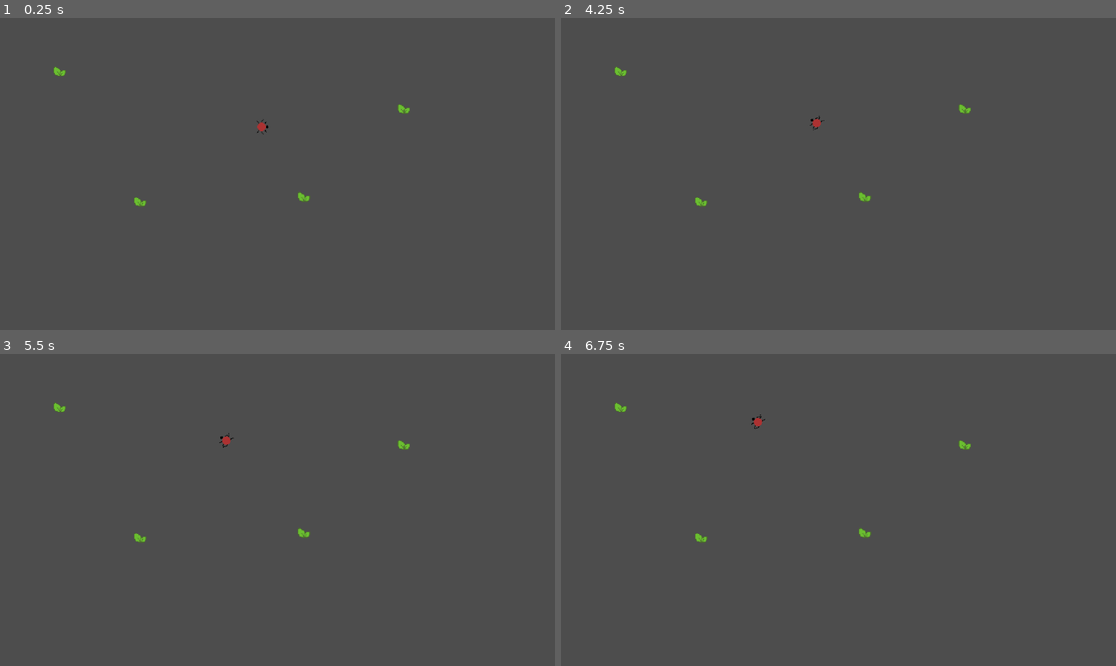
Above: before the commit, frames 1-4 (two rows, left to right).
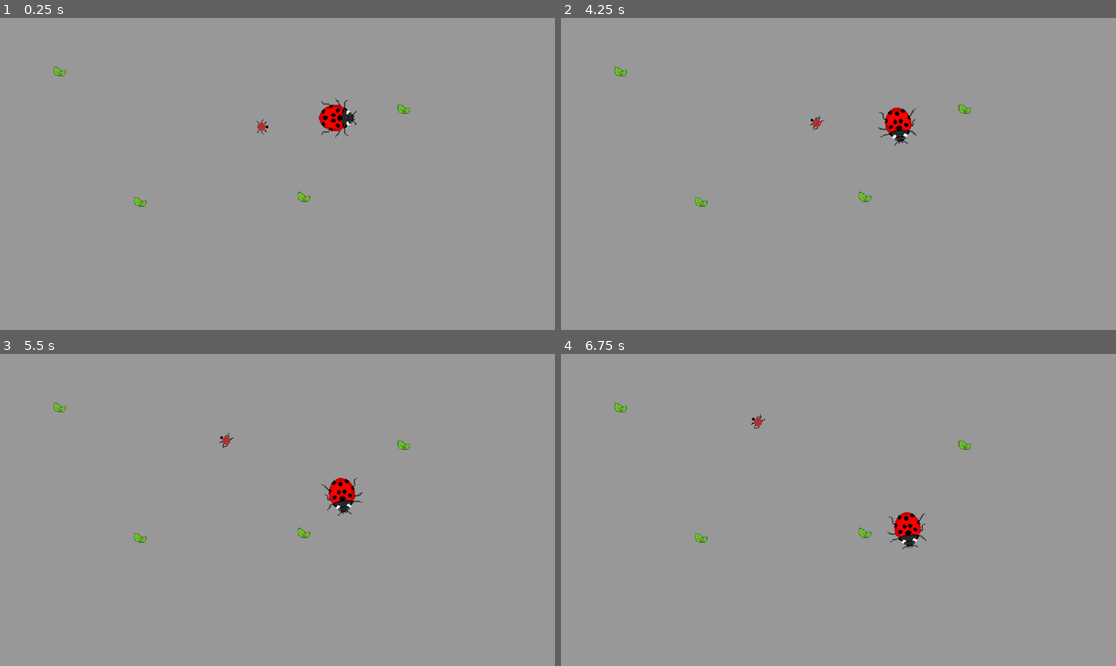
Above: after the commit, the same moments.

Repository: asecas97/Proyecto-bug
Game: Godot game, scene res://Nodes/game.tscn
Same seed, same stepped clock (60 frames per second), same inputs: the game is played once before the commit and once after it.
Inputs (mouse positions are in pixels of both pictures, inside the frame that each line leads up to):
- Up to frame 1 (0.25 s): no input
- Up to frame 2 (4.25 s): tap Enter at 0.5, 2, 3.5 s; move the mouse to (960, 158) at 0.52 s; tap Space at 1.25, 2.75 s; move the mouse to (727, 189) at 1.27 s; move the mouse to (894, 105) at 2.02 s; move the mouse to (810, 236) at 2.77 s; move the mouse to (1005, 220) at 3.52 s
- Up to frame 3 (5.5 s): move the mouse to (111, 463) at 4.27 s; move the mouse to (305, 510) at 5.02 s
- Up to frame 4 (6.75 s): move the mouse to (755, 432) at 5.77 s; move the mouse to (960, 494) at 6.52 s

The runs differ from the first frame. In frame 1, 100% of the frame differs, in the area x 0-100%, y 0-100%; in frame 2, 100%; in frame 3, 100%; in frame 4, 100%.

Commit message:
Ladybug moving
Finish the sprite and the configuration for make the ladybug move

Diff:
--- a/Nodes/Bugs/ladybug.tscn
+++ b/Nodes/Bugs/ladybug.tscn
@@ -1,9 +1,146 @@
-[gd_scene load_steps=2 format=3 uid="uid://dltgmwnwy3bdt"]
+[gd_scene load_steps=22 format=3 uid="uid://dltgmwnwy3bdt"]
 
 [ext_resource type="Script" uid="uid://xfvanq6882uv" path="res://scripts/bug.gd" id="1_mr2uu"]
+[ext_resource type="Texture2D" uid="uid://4ffx7b66jof0" path="res://Resources/ladybug.png" id="2_cqr0e"]
+[ext_resource type="PackedScene" uid="uid://5ww5edyphjq2" path="res://Nodes/health.tscn" id="3_dyneo"]
+[ext_resource type="PackedScene" uid="uid://b3jqe8lofs0wq" path="res://Nodes/hunger.tscn" id="4_p5m5h"]
+[ext_resource type="PackedScene" uid="uid://bw7ira1t5pxq8" path="res://Nodes/energy.tscn" id="5_fg6j6"]
+
+[sub_resource type="AtlasTexture" id="AtlasTexture_415kg"]
+atlas = ExtResource("2_cqr0e")
+region = Rect2(0, 0, 64, 64)
+
+[sub_resource type="AtlasTexture" id="AtlasTexture_sj7sc"]
+atlas = ExtResource("2_cqr0e")
+region = Rect2(0, 0, 64, 64)
+
+[sub_resource type="AtlasTexture" id="AtlasTexture_dyneo"]
+atlas = ExtResource("2_cqr0e")
+region = Rect2(64, 0, 64, 64)
+
+[sub_resource type="AtlasTexture" id="AtlasTexture_p5m5h"]
+atlas = ExtResource("2_cqr0e")
+region = Rect2(128, 0, 64, 64)
+
+[sub_resource type="AtlasTexture" id="AtlasTexture_fg6j6"]
+atlas = ExtResource("2_cqr0e")
+region = Rect2(192, 0, 64, 64)
+
+[sub_resource type="AtlasTexture" id="AtlasTexture_qrij5"]
+atlas = ExtResource("2_cqr0e")
+region = Rect2(256, 0, 64, 64)
+
+[sub_resource type="AtlasTexture" id="AtlasTexture_4cqh5"]
+atlas = ExtResource("2_cqr0e")
+region = Rect2(0, 64, 64, 64)
+
+[sub_resource type="AtlasTexture" id="AtlasTexture_3hdkf"]
+atlas = ExtResource("2_cqr0e")
+region = Rect2(64, 64, 64, 64)
+
+[sub_resource type="AtlasTexture" id="AtlasTexture_nretc"]
+atlas = ExtResource("2_cqr0e")
+region = Rect2(128, 64, 64, 64)
+
+[sub_resource type="AtlasTexture" id="AtlasTexture_ttth1"]
+atlas = ExtResource("2_cqr0e")
+region = Rect2(192, 64, 64, 64)
+
+[sub_resource type="AtlasTexture" id="AtlasTexture_l6d38"]
+atlas = ExtResource("2_cqr0e")
+region = Rect2(256, 64, 64, 64)
+
+[sub_resource type="AtlasTexture" id="AtlasTexture_82e6g"]
+atlas = ExtResource("2_cqr0e")
+region = Rect2(0, 128, 64, 64)
+
+[sub_resource type="AtlasTexture" id="AtlasTexture_b3asl"]
+atlas = ExtResource("2_cqr0e")
+region = Rect2(64, 128, 64, 64)
+
+[sub_resource type="AtlasTexture" id="AtlasTexture_otbua"]
+atlas = ExtResource("2_cqr0e")
+region = Rect2(128, 128, 64, 64)
+
+[sub_resource type="SpriteFrames" id="SpriteFrames_54bco"]
+animations = [{
+"frames": [{
+"duration": 1.0,
+"texture": SubResource("AtlasTexture_415kg")
+}],
+"loop": true,
+"name": &"idle",
+"speed": 5.0
+}, {
+"frames": [{
+"duration": 1.0,
+"texture": SubResource("AtlasTexture_sj7sc")
+}, {
+"duration": 1.0,
+"texture": SubResource("AtlasTexture_dyneo")
+}, {
+"duration": 1.0,
+"texture": SubResource("AtlasTexture_p5m5h")
+}, {
+"duration": 1.0,
+"texture": SubResource("AtlasTexture_fg6j6")
+}, {
+"duration": 1.0,
+"texture": SubResource("AtlasTexture_qrij5")
+}, {
+"duration": 1.0,
+"texture": SubResource("AtlasTexture_4cqh5")
+}, {
+"duration": 1.0,
+"texture": SubResource("AtlasTexture_3hdkf")
+}, {
+"duration": 1.0,
+"texture": SubResource("AtlasTexture_nretc")
+}, {
+"duration": 1.0,
+"texture": SubResource("AtlasTexture_ttth1")
+}, {
+"duration": 1.0,
+"texture": SubResource("AtlasTexture_l6d38")
+}, {
+"duration": 1.0,
+"texture": SubResource("AtlasTexture_82e6g")
+}, {
+"duration": 1.0,
+"texture": SubResource("AtlasTexture_b3asl")
+}, {
+"duration": 1.0,
+"texture": SubResource("AtlasTexture_otbua")
+}],
+"loop": true,
+"name": &"move",
+"speed": 15.0
+}]
+
+[sub_resource type="CircleShape2D" id="CircleShape2D_dyneo"]
+radius = 20.524376
 
 [node name="Ladybug" type="Node2D"]
 script = ExtResource("1_mr2uu")
 metadata/_custom_type_script = "uid://xfvanq6882uv"
 
 [node name="AnimatedSprite2D" type="AnimatedSprite2D" parent="."]
+sprite_frames = SubResource("SpriteFrames_54bco")
+animation = &"move"
+
+[node name="Area2D" type="Area2D" parent="."]
+
+[node name="CollisionShape2D" type="CollisionShape2D" parent="Area2D"]
+position = Vector2(-3, 0)
+shape = SubResource("CircleShape2D_dyneo")
+
+[node name="RayCast2D" type="RayCast2D" parent="."]
+target_position = Vector2(25, 0)
+
+[node name="Health" parent="." instance=ExtResource("3_dyneo")]
+
+[node name="Hunger" parent="." instance=ExtResource("4_p5m5h")]
+
+[node name="Energy" parent="." instance=ExtResource("5_fg6j6")]
+
+[node name="NavigationAgent2D" type="NavigationAgent2D" parent="."]
--- a/Nodes/game.tscn
+++ b/Nodes/game.tscn
@@ -1,9 +1,10 @@
-[gd_scene load_steps=10 format=3 uid="uid://dsxklv48kuflf"]
+[gd_scene load_steps=11 format=3 uid="uid://dsxklv48kuflf"]
 
 [ext_resource type="Script" uid="uid://lmmffgdet1qo" path="res://scripts/game_manager.gd" id="1_1sokt"]
 [ext_resource type="PackedScene" uid="uid://b7cj82q21v3gr" path="res://Nodes/bug.tscn" id="1_bfc22"]
 [ext_resource type="PackedScene" uid="uid://b1247cqkcp3l4" path="res://Nodes/food.tscn" id="2_s24rg"]
 [ext_resource type="Script" uid="uid://cgy6rcwi6lgho" path="res://scripts/camera_2d.gd" id="2_wi60h"]
+[ext_resource type="PackedScene" uid="uid://dltgmwnwy3bdt" path="res://Nodes/Bugs/ladybug.tscn" id="4_y4gxr"]
 
 [sub_resource type="WorldBoundaryShape2D" id="WorldBoundaryShape2D_0d0y7"]
 
@@ -80,6 +81,9 @@
 position = Vector2(-198, 40)
 collision_mask = 3
 
+[node name="Ladybug" parent="Foods" instance=ExtResource("4_y4gxr")]
+position = Vector2(85, -81)
+
 [node name="Bugs" type="Node" parent="."]
 
 [node name="Bug3" parent="Bugs" instance=ExtResource("1_bfc22")]
--- a/project.godot
+++ b/project.godot
@@ -14,6 +14,12 @@
 run/main_scene="uid://dsxklv48kuflf"
 config/features=PackedStringArray("4.5", "Forward Plus")
 config/icon="res://icon.svg"
+
+[debug]
+
+shapes/navigation/2d/geometry_edge_disabled_color=Color(0.5517528, 0.5094144, 0.19904792, 1)
+shapes/navigation/2d/geometry_face_disabled_color=Color(0.27058825, 0.57254905, 0.43137255, 1)
+shapes/navigation/2d/link_connection_disabled_color=Color(0.4568584, 0.4305852, 0.8779105, 1)
 
 [input]
 
@@ -33,3 +39,4 @@
 [rendering]
 
 textures/canvas_textures/default_texture_filter=0
+environment/defaults/default_clear_color=Color(0.5971761, 0.59717613, 0.597176, 1)
Binary file changed: Resources/ladybug.aseprite
Binary file added: Resources/ladybug.png
Not shown, added: Resources/ladybug.png.import
